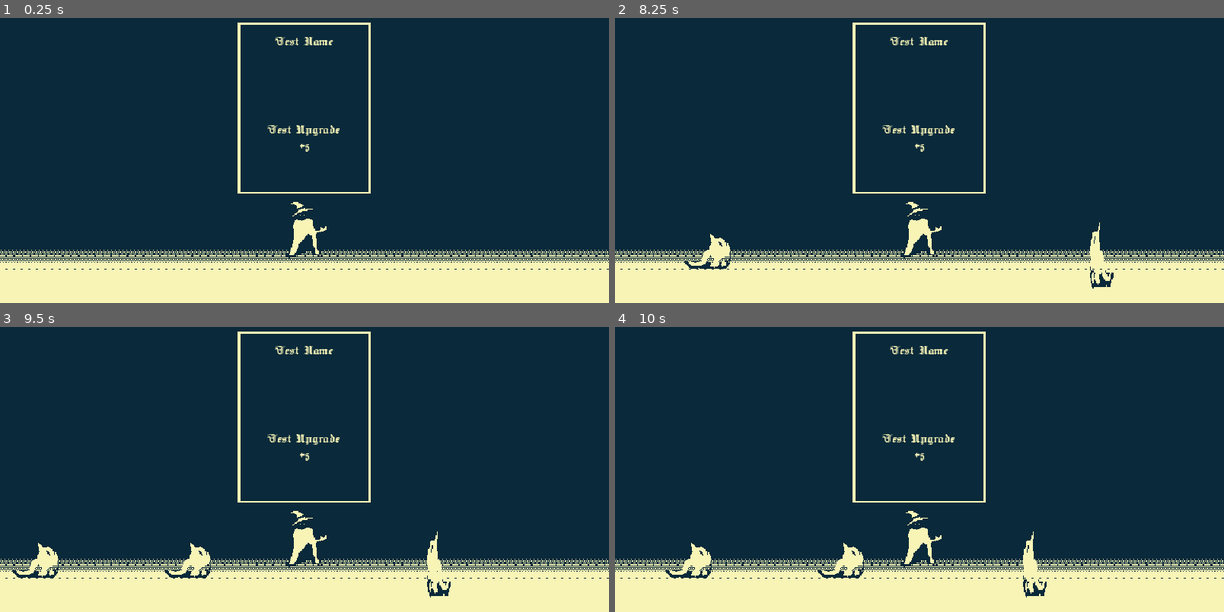
Above: before the commit, frames 1-4 (two rows, left to right).
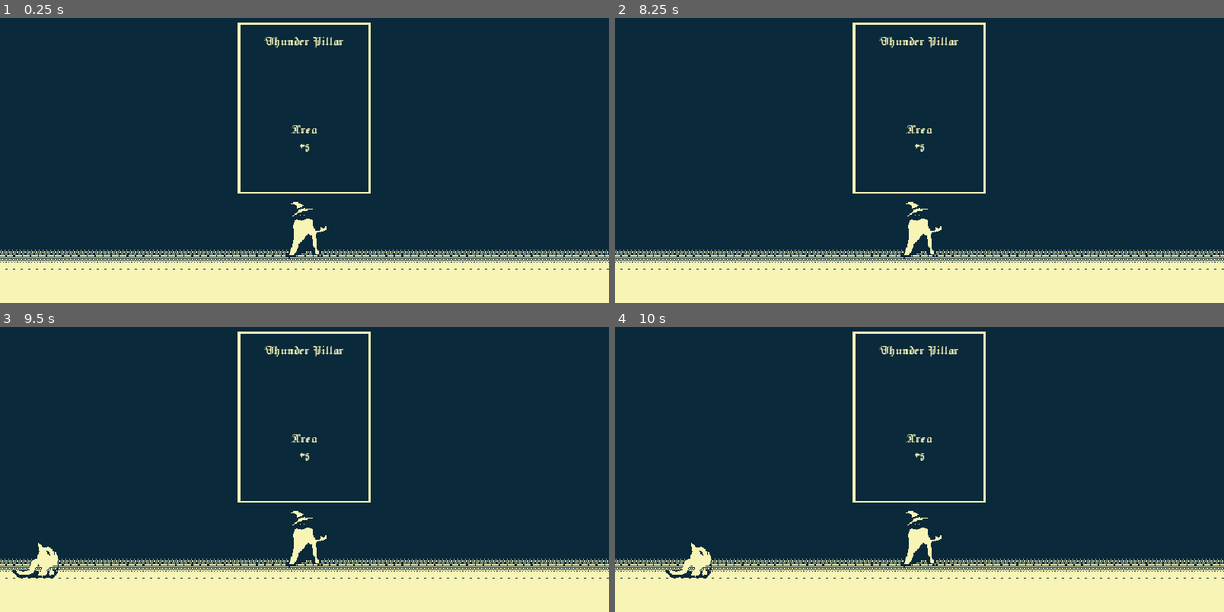
Above: after the commit, the same moments.

Repository: napstyy/shock
Game: Godot game, scene res://scenes/test_2.tscn
Same seed, same stepped clock (60 frames per second), same inputs: the game is played once before the commit and once after it. The project has no main scene, so this scene is started directly.
Inputs (mouse positions are in pixels of both pictures, inside the frame that each line leads up to):
- Up to frame 1 (0.25 s): no input
- Up to frame 2 (8.25 s): click (919, 109) at 0.5 s; click (919, 109) at 1.25 s; click (919, 109) at 2 s; tap 1 (Attack1) every 0.75 s from 2.85 to 8.1 s
- Up to frame 3 (9.5 s): tap 1 (Attack1) at 8.85 s
- Up to frame 4 (10 s): tap 1 (Attack1) at 9.6 s

The runs differ from the first frame. In frame 1, 0.4% of the frame differs, in the area x 43-57%, y 6-42%; in frame 2, 1.0%; in frame 3, 1.0%, in the area x 27-74%, y 6-95%; in frame 4, 1.0%.

Commit message:
update and lightning orb

Diff:
--- /dev/null
+++ b/prefabs/attacks/lightningorb.tscn
@@ -0,0 +1,31 @@
+[gd_scene format=3 uid="uid://bivaqvl0tvub6"]
+
+[ext_resource type="Script" uid="uid://cgd4kpgod6tkp" path="res://scripts/attack.gd" id="1_gbf4y"]
+
+[sub_resource type="SpriteFrames" id="SpriteFrames_qu37g"]
+
+[sub_resource type="CircleShape2D" id="CircleShape2D_acnpl"]
+
+[node name="LightningorbSpawn" type="Node2D" unique_id=1431750913]
+position = Vector2(320, 280)
+
+[node name="lightningorb" type="Node2D" parent="." unique_id=286924847 node_paths=PackedStringArray("attack_areas") groups=["attacks"]]
+position = Vector2(-320, 0)
+script = ExtResource("1_gbf4y")
+attack_name = 1
+attack_areas = [NodePath("Area2D")]
+attack_damage = 30
+energy_cost = 10
+movement_type = 1
+movement_points = Array[Vector2]([Vector2(320, 0), Vector2(-320, 0)])
+movement_speed = 60.0
+
+[node name="AnimatedSprite2D" type="AnimatedSprite2D" parent="lightningorb" unique_id=1464906822]
+sprite_frames = SubResource("SpriteFrames_qu37g")
+
+[node name="Area2D" type="Area2D" parent="lightningorb" unique_id=1425393609]
+collision_layer = 4
+collision_mask = 2
+
+[node name="CollisionShape2D" type="CollisionShape2D" parent="lightningorb/Area2D" unique_id=604900138]
+shape = SubResource("CircleShape2D_acnpl")
--- a/prefabs/attacks/thunderpillar.tscn
+++ b/prefabs/attacks/thunderpillar.tscn
@@ -13,6 +13,7 @@
 [sub_resource type="SpriteFrames" id="SpriteFrames_qu37g"]
 
 [node name="thunderpillar" type="Node2D" unique_id=2069167653 node_paths=PackedStringArray("attack_areas") groups=["attacks"]]
+position = Vector2(320, 180)
 script = ExtResource("1_3exds")
 attack_areas = [NodePath("LPillar"), NodePath("RPillar")]
 attack_damage = 20
--- a/scenes/test_2.tscn
+++ b/scenes/test_2.tscn
@@ -2,14 +2,9 @@
 
 [ext_resource type="Texture2D" uid="uid://b7aj0qlh3gea6" path="res://assets/BGSHOCK.png" id="1_8i2nt"]
 [ext_resource type="PackedScene" uid="uid://d2j2dagcw53r2" path="res://prefabs/player.tscn" id="2_kjmiq"]
-[ext_resource type="Script" uid="uid://cgd4kpgod6tkp" path="res://scripts/attack.gd" id="3_kjmiq"]
 [ext_resource type="PackedScene" uid="uid://xtsbcs12gqpw" path="res://prefabs/spawner.tscn" id="4_8mc82"]
 [ext_resource type="PackedScene" uid="uid://hq826c85glyk" path="res://prefabs/attacks/thunderpillar.tscn" id="6_acnpl"]
 [ext_resource type="PackedScene" uid="uid://c8j2caec5ng3k" path="res://prefabs/upgradecard.tscn" id="6_jklrr"]
-
-[sub_resource type="SpriteFrames" id="SpriteFrames_qu37g"]
-
-[sub_resource type="CircleShape2D" id="CircleShape2D_acnpl"]
 
 [node name="Test2" type="Node2D" unique_id=733101548]
 
@@ -27,36 +22,12 @@
 unique_name_in_owner = true
 position = Vector2(320, 280)
 
-[node name="thunderpillar" parent="." unique_id=2069167653 instance=ExtResource("6_acnpl")]
-position = Vector2(320, 180)
-
 [node name="Spawner" parent="." unique_id=1881567075 instance=ExtResource("4_8mc82")]
-
-[node name="LightningorbSpawn" type="Node2D" parent="." unique_id=1365405155]
-position = Vector2(319, 285)
-
-[node name="lightningorb" type="Node2D" parent="LightningorbSpawn" unique_id=744871868 node_paths=PackedStringArray("attack_areas")]
-position = Vector2(-320, 0)
-script = ExtResource("3_kjmiq")
-attack_name = 1
-attack_areas = [NodePath("Area2D")]
-energy_cost = 10
-movement_type = 1
-movement_points = Array[Vector2]([Vector2(320, 0), Vector2(-320, 0)])
-movement_speed = 60.0
-
-[node name="AnimatedSprite2D" type="AnimatedSprite2D" parent="LightningorbSpawn/lightningorb" unique_id=119483061]
-sprite_frames = SubResource("SpriteFrames_qu37g")
-
-[node name="Area2D" type="Area2D" parent="LightningorbSpawn/lightningorb" unique_id=982151025]
-collision_layer = 4
-collision_mask = 2
-
-[node name="CollisionShape2D" type="CollisionShape2D" parent="LightningorbSpawn/lightningorb/Area2D" unique_id=1719643289]
-shape = SubResource("CircleShape2D_acnpl")
 
 [node name="Node2D" parent="." unique_id=197916132 instance=ExtResource("6_jklrr")]
 offset_left = 320.0
 offset_top = 155.0
 offset_right = 320.0
 offset_bottom = 155.0
+
+[node name="thunderpillar" parent="." unique_id=2069167653 instance=ExtResource("6_acnpl")]
--- a/scripts/attack.gd
+++ b/scripts/attack.gd
@@ -33,10 +33,12 @@
 var nextpoint := -1
 var direction := Vector2.ZERO
 var player
-
+var starting_atk = ATTACK_NAME.THUNDERPILLAR
 # Called when the node enters the scene tree for the first time.
 func _ready() -> void:
 	player = get_tree().get_first_node_in_group("player")
+	if attack_name == starting_atk:
+		inputname = "Attack1"
 	if movement_points.is_empty() or movement_points[0]==Vector2.ZERO:
 		direction = Vector2(RandomNumberGenerator.new().randf(),RandomNumberGenerator.new().randf())
 	else:
@@ -45,8 +47,9 @@
 
 # Called every frame. 'delta' is the elapsed time since the previous frame.
 func _process(delta: float) -> void:
-	if Input.is_action_just_released("Attack1"):
-		attack_triggered()
+	if InputMap.has_action(inputname):
+		if Input.is_action_just_released(inputname):
+			attack_triggered()
 
 func _physics_process(delta: float) -> void:
 	attack_movement(delta)
@@ -55,7 +58,7 @@
 func attack_triggered():
 	if player.energy - energy_cost >= 0:
 		player.energy -= energy_cost
-		print(attack_damage)
+		print("Attack: "+str(attack_name))
 		#attack_sprite.visible = true
 		#attack_sprite.play(default)
 		#await attack_sprite.animationfinished
--- a/scripts/upgrade.gd
+++ b/scripts/upgrade.gd
@@ -12,48 +12,90 @@
 	ENERGYCOST,
 	SPEED
 }
+var upgrade_dict = {
+	ATTACK_NAME.THUNDERPILLAR: {
+		"AtkName": "Thunder Pillar",
+		"Scene": preload("res://prefabs/attacks/thunderpillar.tscn").instantiate(),
+		"Desc": "This should never be seen"
+		}
+}
+var upgrade_names = { #Need a better way for scaling
+	UPGRADE_TYPE.NONE: {
+		"Name": "None",
+		"Mod": 0
+			},
+	UPGRADE_TYPE.AREA: {
+		"Name": "Area",
+		"Mod": 5
+		},
+	UPGRADE_TYPE.DAMAGE: {
+		"Name": "Damage",
+		"Mod": 5
+			},
+	UPGRADE_TYPE.ENERGYCOST: {
+		"Name": "Energy Cost",
+		"Mod": 5
+		},
+	UPGRADE_TYPE.SPEED: {
+		"Name": "Speed",
+		"Mod": 60.0
+		}
+}
 var attack_name: ATTACK_NAME
 var upgrade_name: UPGRADE_TYPE
 var is_in_tree = false
 var atknode: Attack
+
+@onready var card_name: RichTextLabel = $NinePatchRect/CardName
+@onready var card_desc: RichTextLabel = $NinePatchRect/CardDesc
+
 #if groups in attacks not in tree, upgrade, otherwise add to tree
 
 func _init(att_name: ATTACK_NAME = ATTACK_NAME.THUNDERPILLAR, upgr_name: UPGRADE_TYPE = UPGRADE_TYPE.AREA):
 	attack_name = att_name
 	upgrade_name = upgr_name
+
+
 # Called when the node enters the scene tree for the first time.
 func _ready() -> void:
 	for attacks in get_tree().get_nodes_in_group("attacks"):
 		if attacks.attack_name == self.attack_name:
 			is_in_tree = true
 			atknode = attacks
+	upgrade_dict[attack_name]["UpgName"] = upgrade_names[upgrade_name]["Name"] + "\n+"+ str(upgrade_names[upgrade_name]["Mod"])
+	#print(upgrade_dict)
 	updateLabels()
+
 # Called every frame. 'delta' is the elapsed time since the previous frame.
 func _process(delta: float) -> void:
 	pass
 
-func addAttack():
-	#match atktype:
-	#something, add child
-	print("attack")
-	pass
+func addAttack(): #TODO need to test
+	var atk = upgrade_dict[attack_name]["Scene"]
+	get_tree().root.get_child(0).add_child(atk)
+	atk.inputname = "Attack"+ str(get_tree().get_nodes_in_group("attacks").size())
+	#close menu
+
 func addUpgrade():
 	print("upgrade")
 	match upgrade_name:
 		UPGRADE_TYPE.AREA:
-			atknode.upgrade_area(5)
+			atknode.upgrade_area(upgrade_names[upgrade_name]["Mod"])
 		UPGRADE_TYPE.DAMAGE:
-			atknode.attack_damage += 5 #TODO: Scale this per atk maybe
+			atknode.attack_damage += upgrade_names[upgrade_name]["Mod"] #TODO: Scale this per atk maybe
 		UPGRADE_TYPE.ENERGYCOST:
-			atknode.energy_cost -= 5
+			atknode.energy_cost -= upgrade_names[upgrade_name]["Mod"]
 		UPGRADE_TYPE.SPEED:
-			atknode.movement_speed += 60.0
+			atknode.movement_speed += upgrade_names[upgrade_name]["Mod"]
 	#something, atknode.upgradename += scaling
-	pass
+	#close menu
 
 func updateLabels():
-	#TODO #set label to name, 2nd label to upgrade
-	pass
+	card_name.text = upgrade_dict[attack_name]["AtkName"]
+	if is_in_tree:
+		card_desc.text = upgrade_dict[attack_name]["UpgName"] #Upgrade Names
+	else:
+		card_desc.text = upgrade_dict[attack_name]["Desc"] #AttackDesc
 
 
 func _on_button_button_down() -> void:
